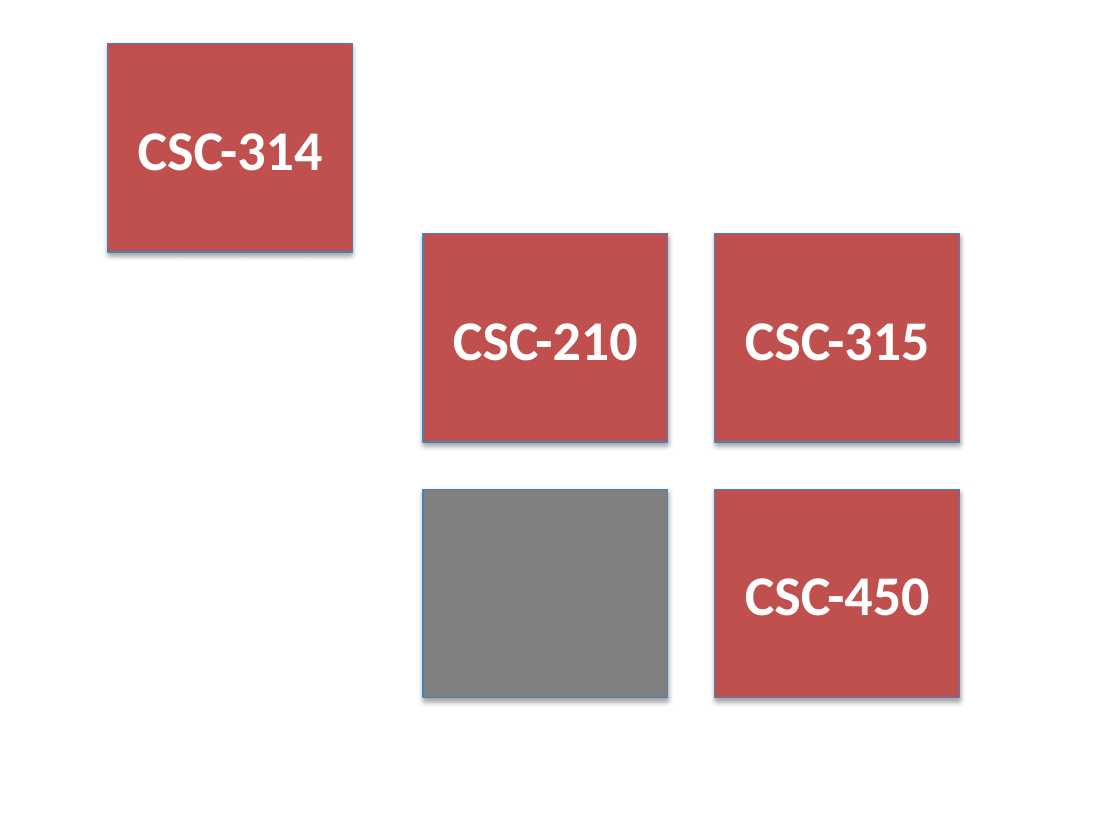
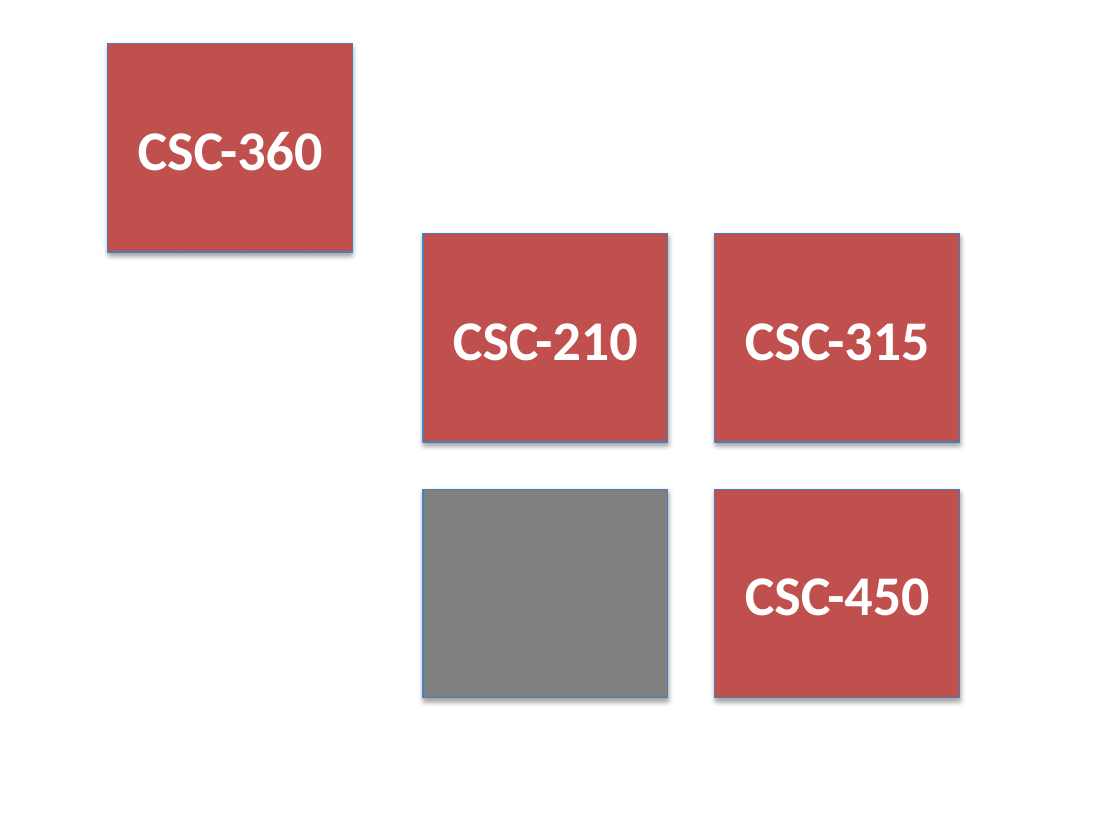
Before and after one commit to gdancik/gdancik.github.io, a slide deck: slide 1 of img/portfolio/img.pptx. Drawn at 1120x840 pixels with LibreOffice and Linux fonts; fonts in the diff are those of the drawing. Boxes give left, top, right and bottom in pixels: in the first picture for what was removed or moved away, otherwise in the second. Text is boxed around its words. In the diff, an @@ line names an element or a change of style, - is before the commit and + after.

```diff
--- a/img/portfolio/img.pptx
+++ b/img/portfolio/img.pptx
@@ text in rectangle at (138,131,323,171): text changed @@
-CSC-314
+CSC-360
```
Also in this commit, not shown: 3 other files.
